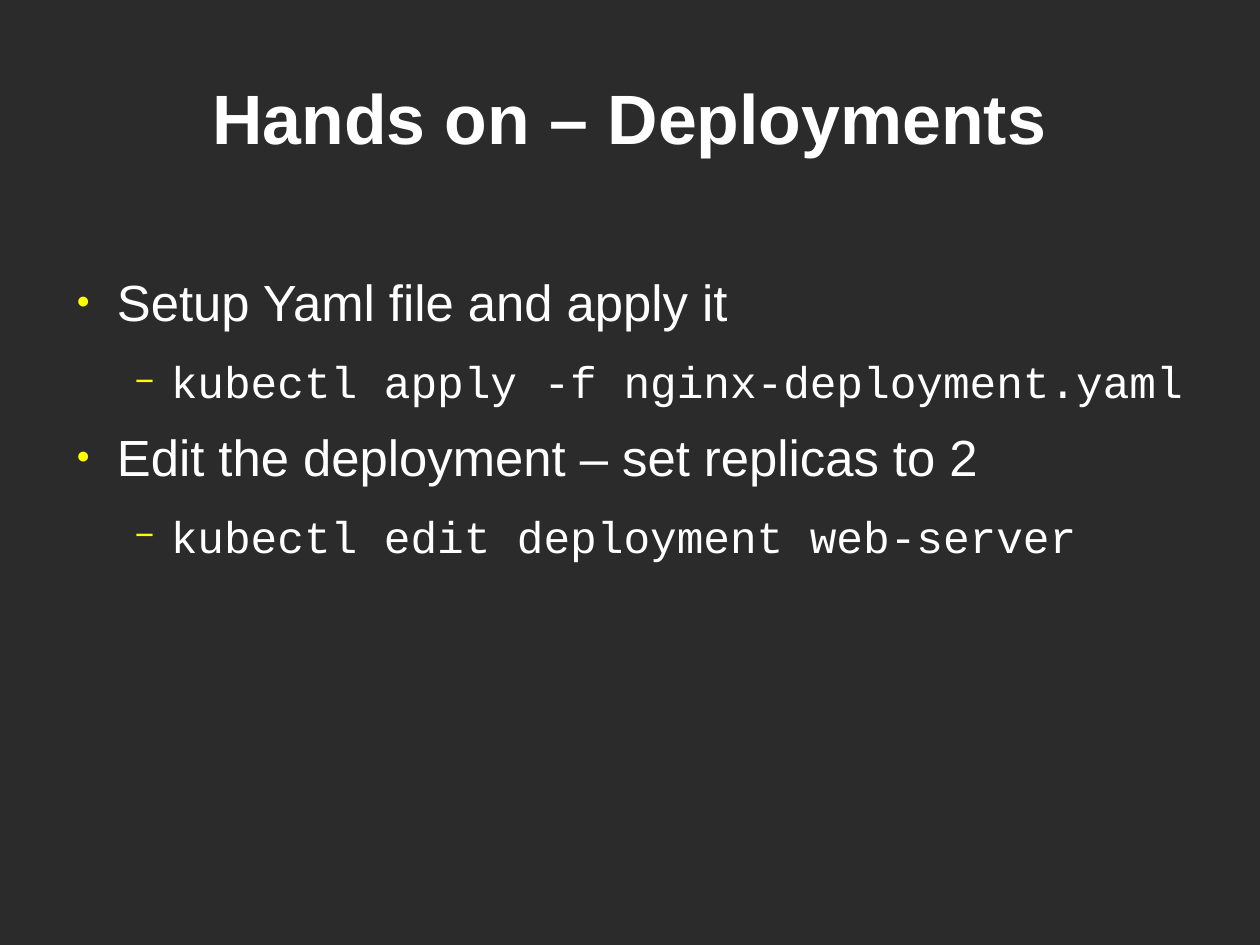
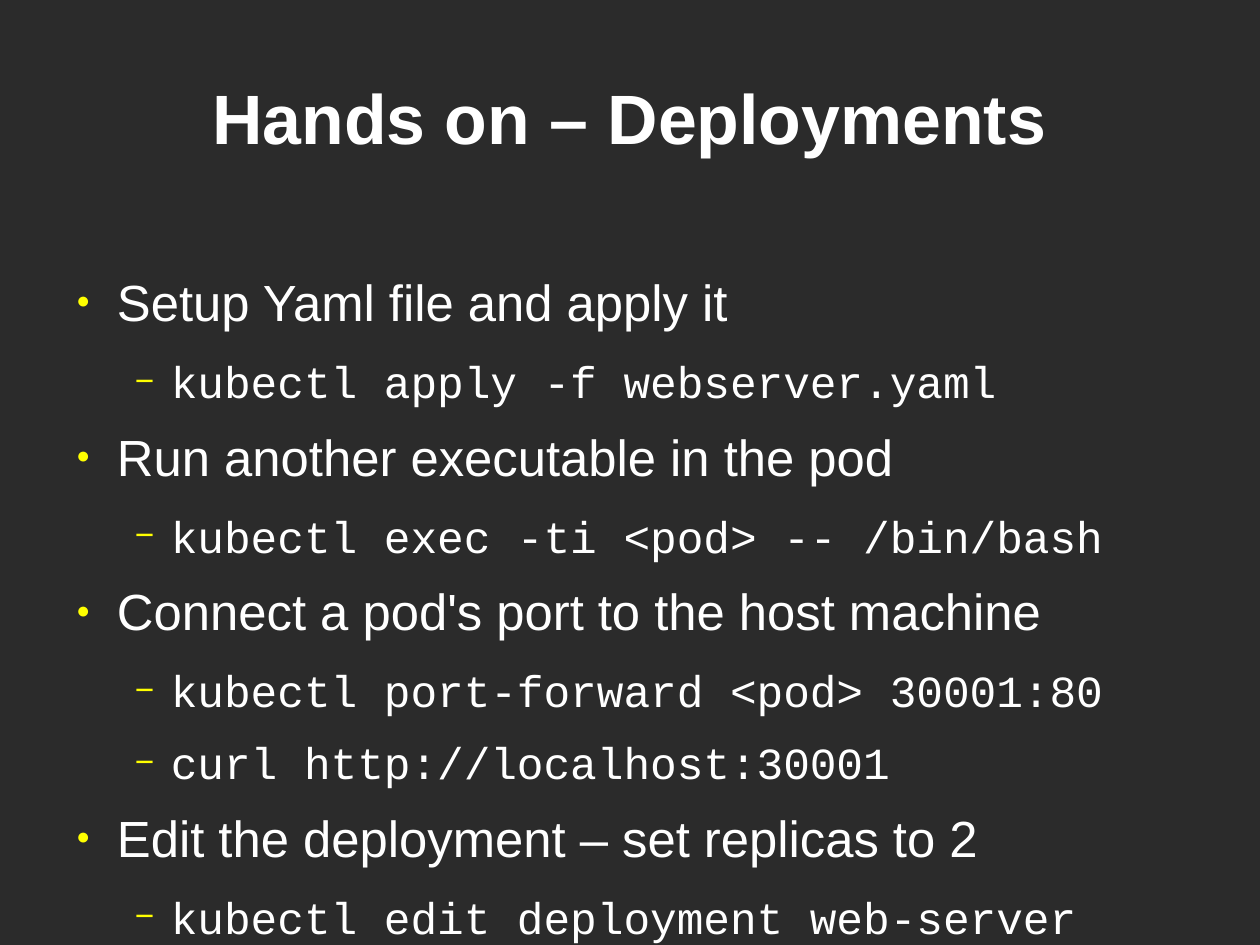
Before and after one commit to showmethehello/mit-k8s-talk, a slide deck: slide 11 of k8s.odp. Drawn at 1260x945 pixels with LibreOffice and Linux fonts; fonts in the diff are those of the drawing; background and template pictures are left out; a plain dark background stands for a picture behind light text. Boxes give left, top, right and bottom in pixels: in the first picture for what was removed or moved away, otherwise in the second. Text is boxed around its words. In the diff, an @@ line names an element or a change of style, - is before the commit and + after.

```diff
--- a/k8s.odp
+++ b/k8s.odp
@@ text at (x1=117, y1=366, x2=1103, y2=789): text changed @@
-  − kubectl apply -f nginx-deployment.yaml
+  − kubectl apply -f webserver.yaml
+● Run another executable in the pod
+  − kubectl exec -ti <pod> -- /bin/bash
+● Connect a pod's port to the host machine
+  − kubectl port-forward <pod> 30001:80
+  − curl http://localhost:30001
```
Also in this commit, not shown: 2 other slides changed, 1 slide added.
